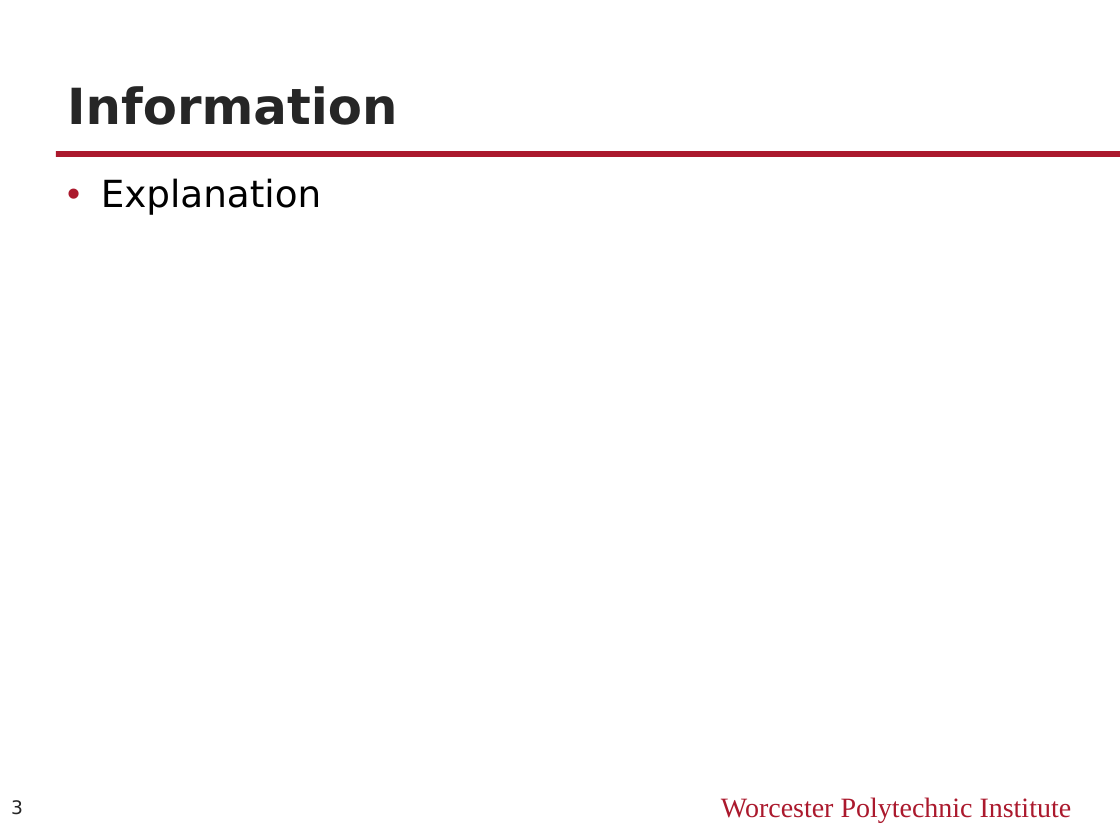
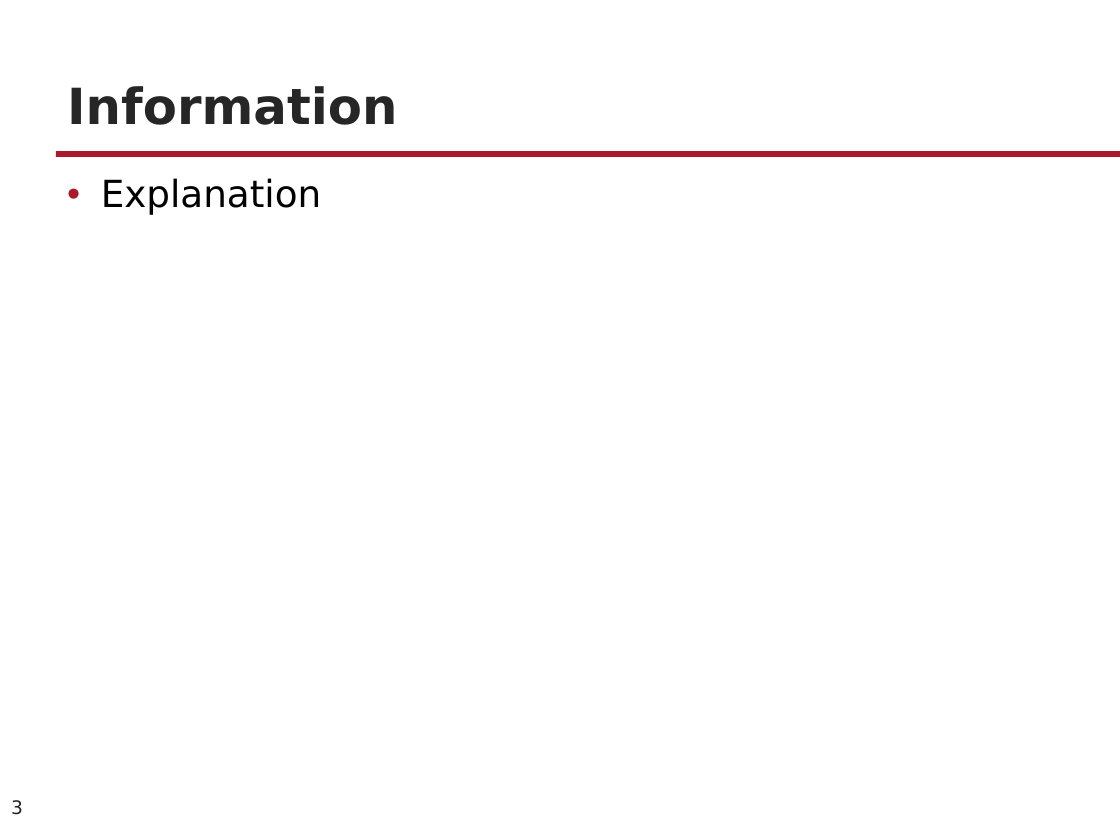
Before and after one commit to NESTLab/PresentationTemplates, a slide deck: slide 3 of PPT/NESTLab Slide Template.pptx. Drawn at 1120x840 pixels with LibreOffice and Linux fonts; fonts in the diff are those of the drawing; background and template pictures are left out. Boxes give left, top, right and bottom in pixels: in the first picture for what was removed or moved away, otherwise in the second. Text is boxed around its words. In the diff, an @@ line names an element or a change of style, - is before the commit and + after.

```diff
--- a/PPT/NESTLab Slide Template.pptx
+++ b/PPT/NESTLab Slide Template.pptx
@@ text removed at (721, 797, 1072, 823) @@
-Worcester Polytechnic Institute
```
Also in this commit, not shown: 5 other slides changed, 1 other file.
